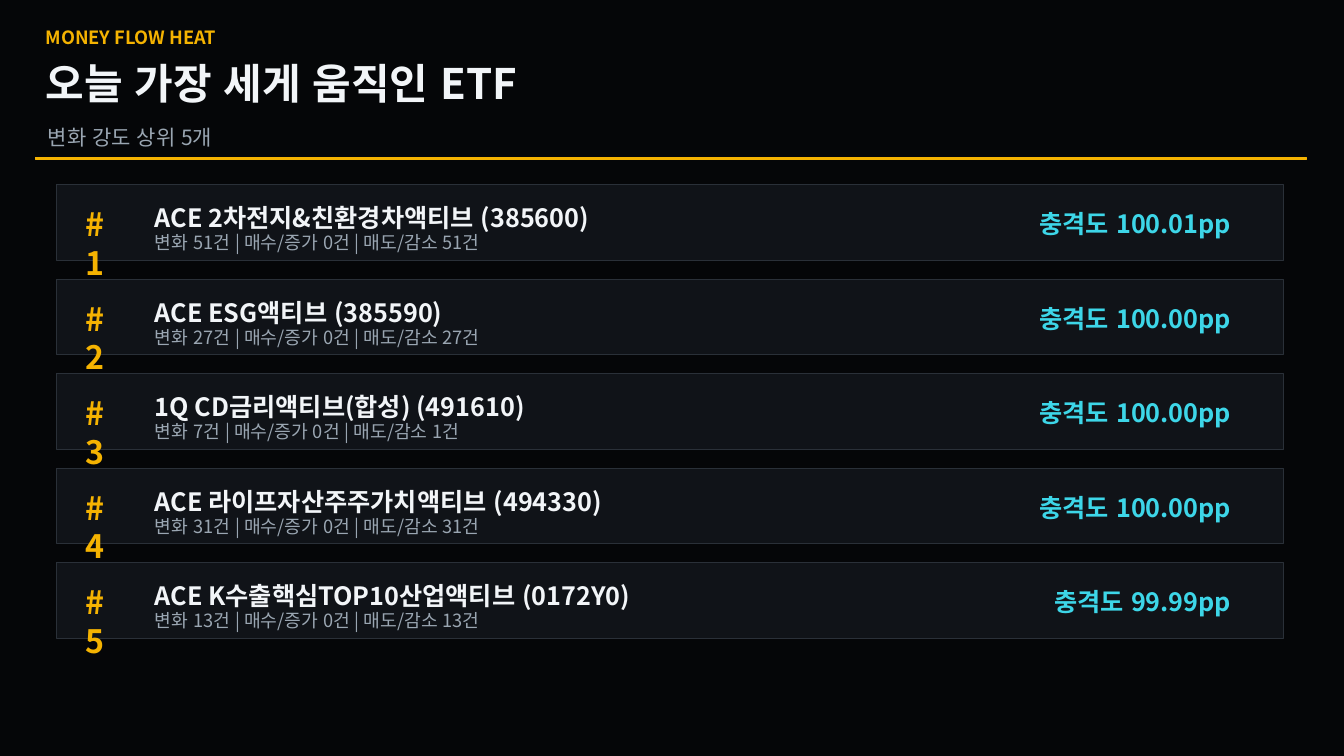
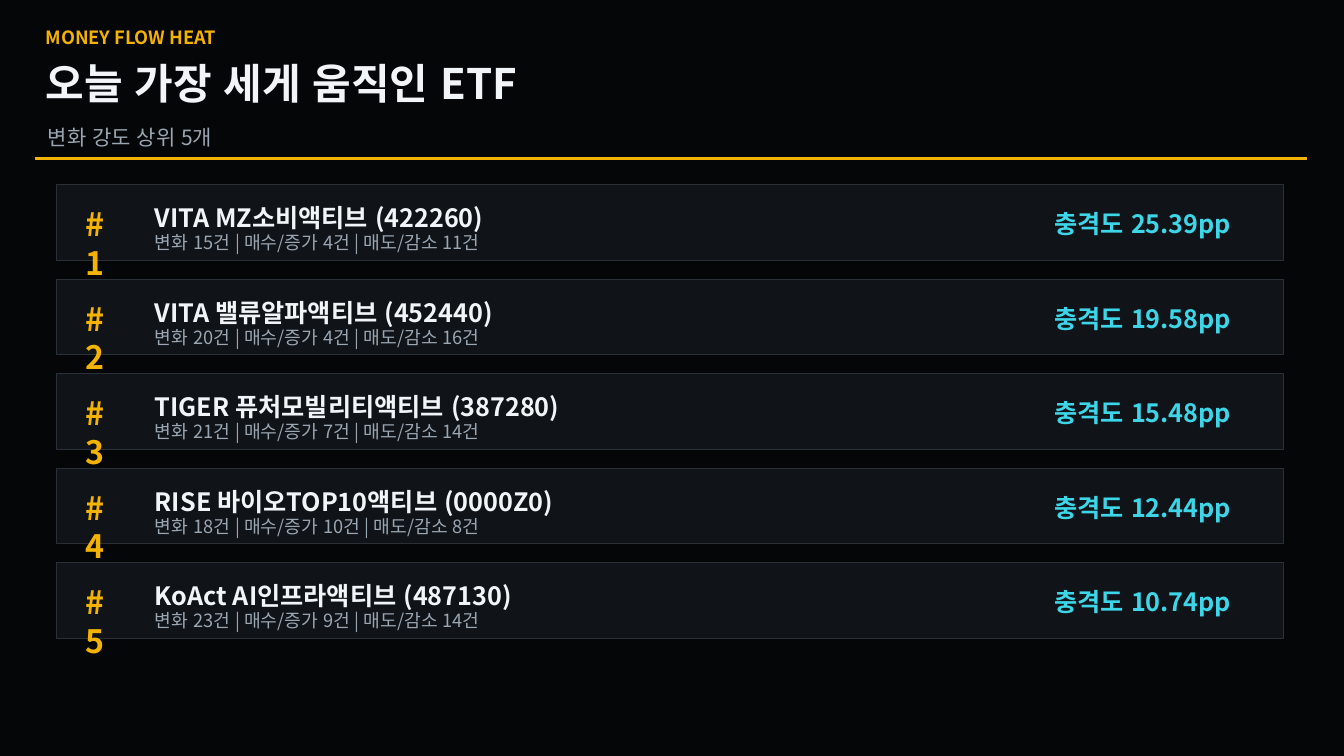
Before and after one commit to se2in/ETF_KRX, a slide deck: slide 2 of docs/latest_changes.pptx. Drawn at 1344x756 pixels with LibreOffice and Linux fonts; fonts in the diff are those of the drawing. Boxes give left, top, right and bottom in pixels: in the first picture for what was removed or moved away, otherwise in the second. Text is boxed around its words. In the diff, an @@ line names an element or a change of style, - is before the commit and + after.

```diff
--- a/docs/latest_changes.pptx
+++ b/docs/latest_changes.pptx
@@ text at (155,206,483,232): text changed @@
-ACE 2차전지&친환경차액티브 (385600)
+VITA MZ소비액티브 (422260)
@@ text at (155,231,480,252): text changed @@
-변화 51건 | 매수/증가 0건 | 매도/감소 51건
+변화 15건 | 매수/증가 4건 | 매도/감소 11건
@@ text at (1054,212,1231,239): text changed @@
-충격도 100.01pp
+충격도 25.39pp
@@ text at (155,325,480,347): text changed @@
-변화 27건 | 매수/증가 0건 | 매도/감소 27건
+변화 20건 | 매수/증가 4건 | 매도/감소 16건
@@ text at (155,301,493,327): text changed @@
-ACE ESG액티브 (385590)
+VITA 밸류알파액티브 (452440)
@@ text at (1054,307,1231,334): text changed @@
-충격도 100.00pp
+충격도 19.58pp
@@ text at (155,395,559,421): text changed @@
-1Q CD금리액티브(합성) (491610)
+TIGER 퓨처모빌리티액티브 (387280)
@@ text at (1054,401,1231,428): text changed @@
-충격도 100.00pp
+충격도 15.48pp
@@ text at (155,420,480,441): text changed @@
-변화 7건 | 매수/증가 0건 | 매도/감소 1건
+변화 21건 | 매수/증가 7건 | 매도/감소 14건
@@ text at (155,490,553,516): text changed @@
-ACE 라이프자산주주가치액티브 (494330)
+RISE 바이오TOP10액티브 (0000Z0)
@@ text at (1054,496,1231,523): text changed @@
-충격도 100.00pp
+충격도 12.44pp
@@ text at (155,518,480,536): text changed @@
-변화 31건 | 매수/증가 0건 | 매도/감소 31건
+변화 18건 | 매수/증가 10건 | 매도/감소 8건
@@ text at (155,584,512,610): text changed @@
-ACE K수출핵심TOP10산업액티브 (0172Y0)
+KoAct AI인프라액티브 (487130)
@@ text at (1054,590,1231,617): text changed @@
-충격도 99.99pp
+충격도 10.74pp
@@ text at (155,609,480,630): text changed @@
-변화 13건 | 매수/증가 0건 | 매도/감소 13건
+변화 23건 | 매수/증가 9건 | 매도/감소 14건
```
Also in this commit, not shown: 4 other slides changed, 4 other files.
